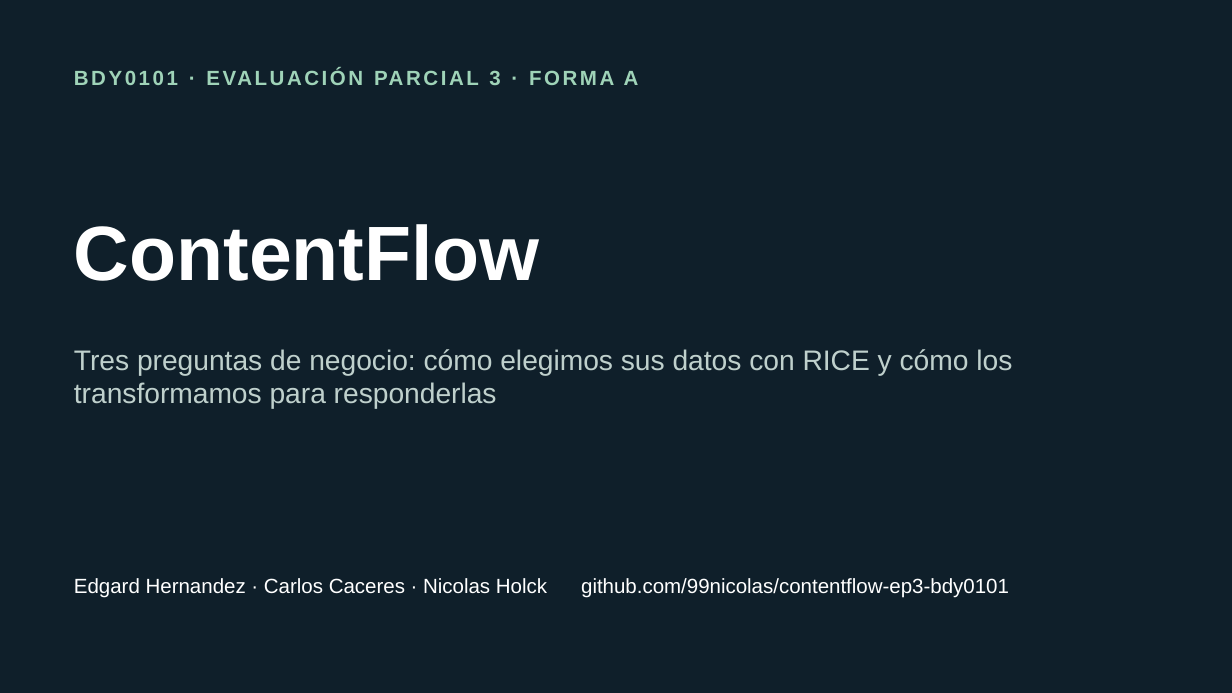
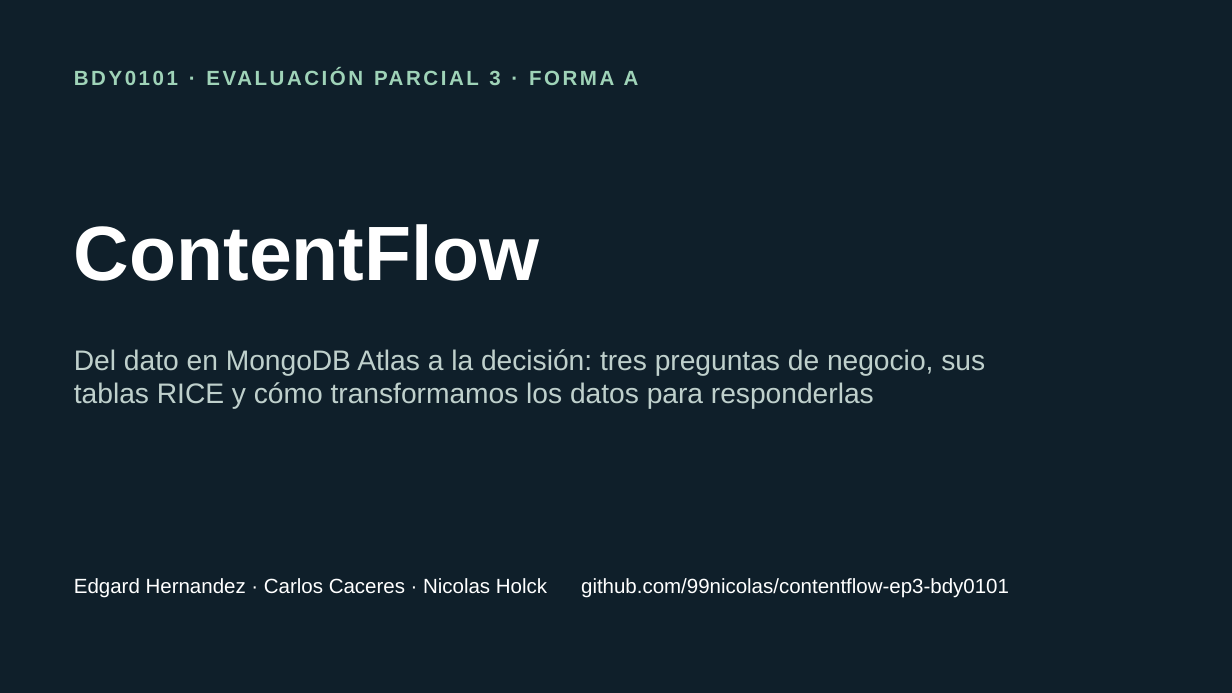
Before and after one commit to 99nicolas/contentflow-ep3-bdy0101, a slide deck: slide 1 of docs/ContentFlow_EP3_Presentacion.pptx. Drawn at 1232x693 pixels with LibreOffice and Linux fonts; fonts in the diff are those of the drawing. Boxes give left, top, right and bottom in pixels: in the first picture for what was removed or moved away, otherwise in the second. Text is boxed around its words. In the diff, an @@ line names an element or a change of style, - is before the commit and + after.

```diff
--- a/docs/ContentFlow_EP3_Presentacion.pptx
+++ b/docs/ContentFlow_EP3_Presentacion.pptx
@@ text at (x1=74, y1=349, x2=985, y2=409): text changed @@
-Tres preguntas de negocio: cómo elegimos sus datos con RICE y cómo los transformamos para responderlas
+Del dato en MongoDB Atlas a la decisión: tres preguntas de negocio, sus tablas RICE y cómo transformamos los datos para responderlas
```
Also in this commit, not shown: 4 other slides changed, 4 slides added, 1 slide removed, 1 other file.
